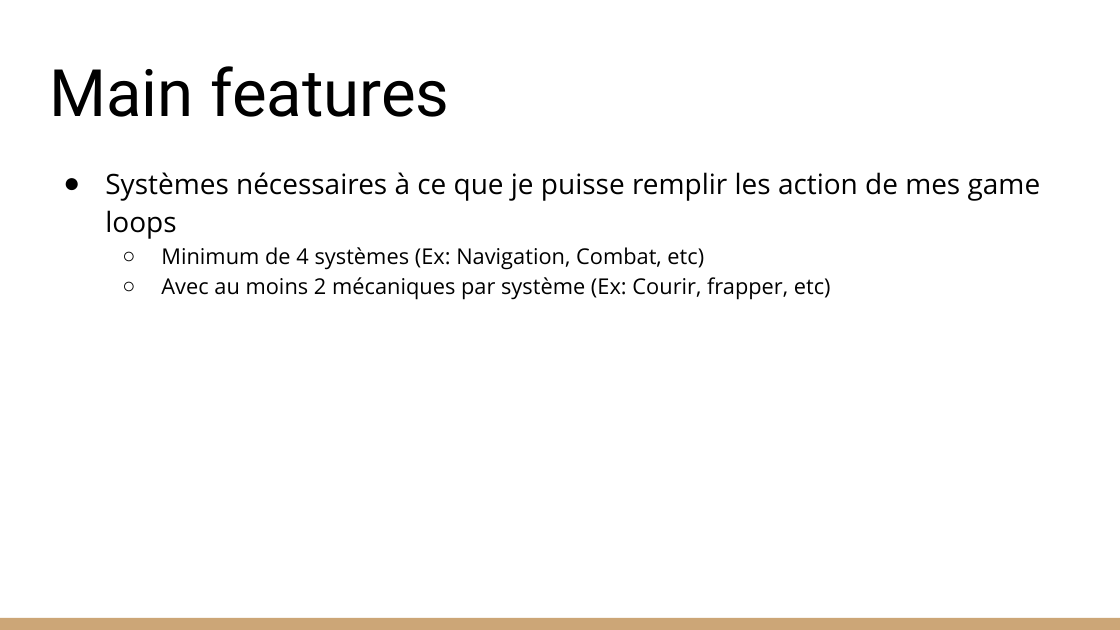
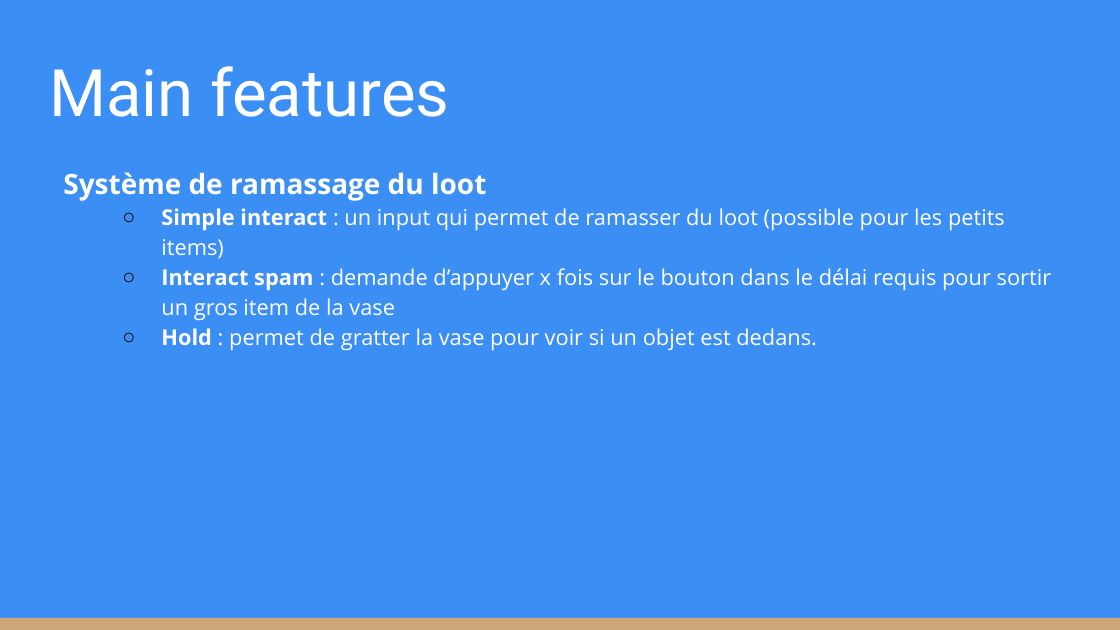
Before and after one commit to KevinBachelierBart/TPGeneraux, a slide deck: slide 10 of Bachelier_Kevin_SintaZaranie.pptx. Drawn at 1120x630 pixels with LibreOffice and Linux fonts; fonts in the diff are those of the drawing. Boxes give left, top, right and bottom in pixels: in the first picture for what was removed or moved away, otherwise in the second. Text is boxed around its words. In the diff, an @@ line names an element or a change of style, - is before the commit and + after.

```diff
--- a/Bachelier_Kevin_SintaZaranie.pptx
+++ b/Bachelier_Kevin_SintaZaranie.pptx
@@ background #FFFFFF to #3A8EF4 @@
@@ title "Main features" at box(49, 66, 449, 117): text colour #000000 to #FFFFFF @@
@@ text at box(63, 172, 1052, 351): text changed; text colour #000000 to #FFFFFF @@
-● Systèmes nécessaires à ce que je puisse remplir les action de mes game loops
-  ○ Minimum de 4 systèmes (Ex: Navigation, Combat, etc)
-  ○ Avec au moins 2 mécaniques par système (Ex: Courir, frapper, etc)
+Système de ramassage du loot
+  ○ Simple interact : un input qui permet de ramasser du loot (possible pour les petits items)
+  ○ Interact spam : demande d’appuyer x fois sur le bouton dans le délai requis pour sortir un gros item de la vase
+  ○ Hold : permet de gratter la vase pour voir si un objet est dedans.
```
Also in this commit, not shown: 2 other slides changed.
